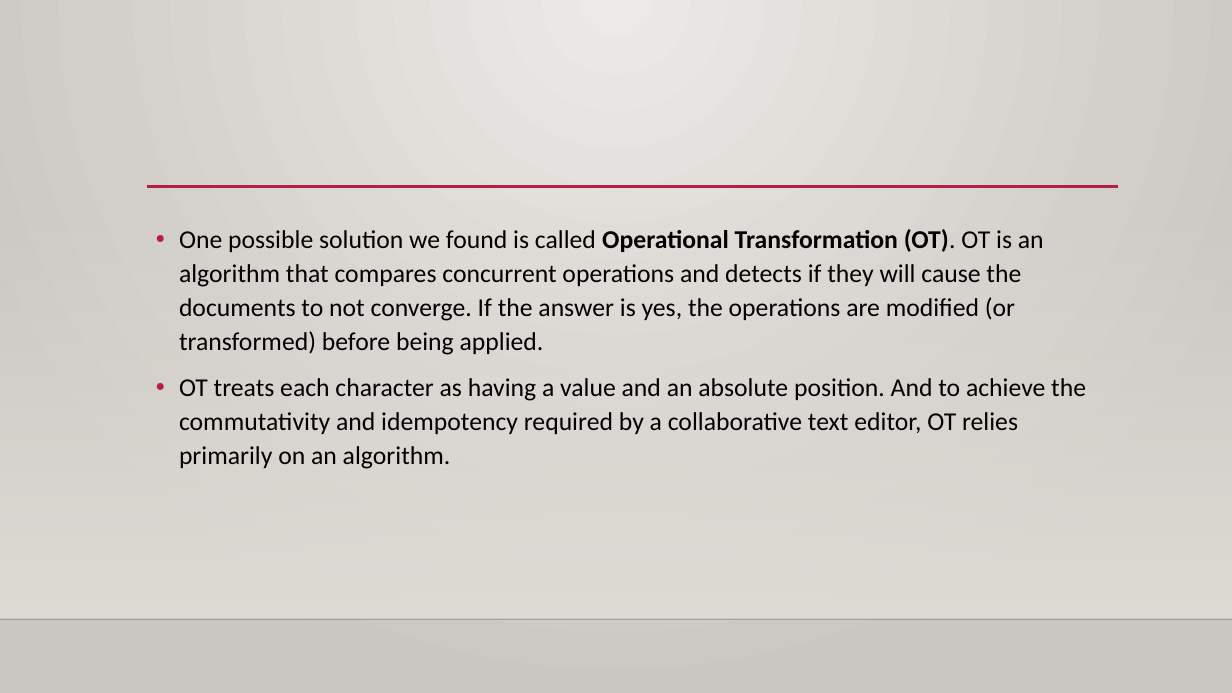
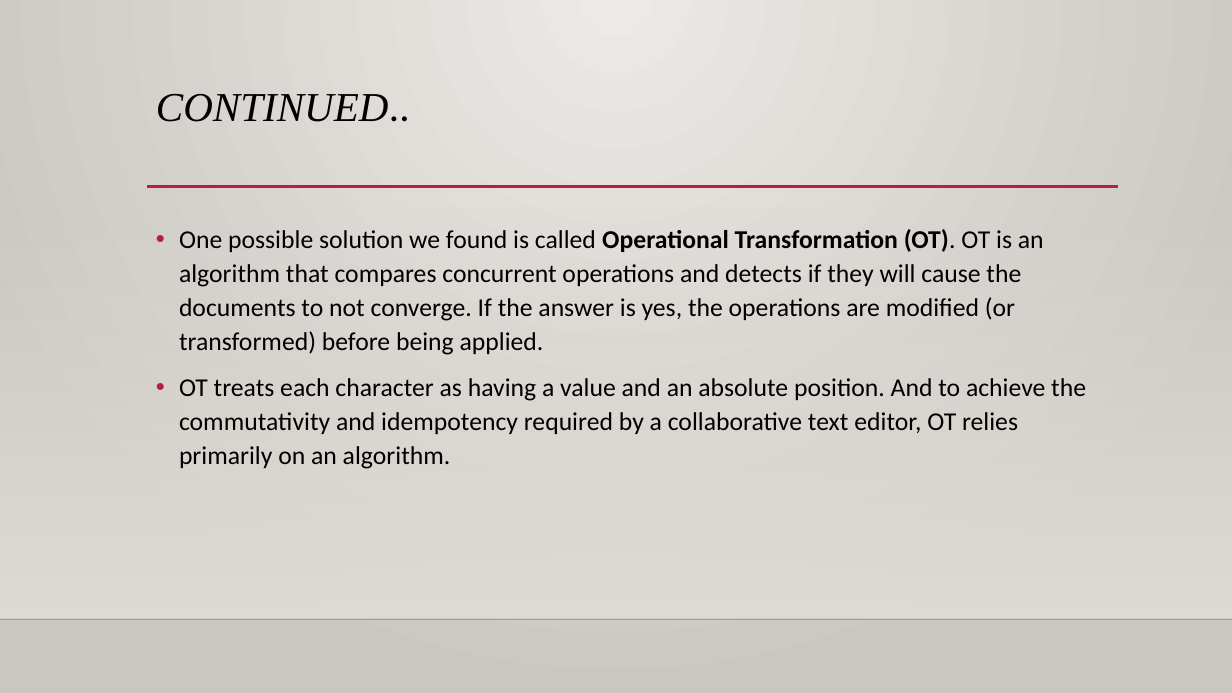
Before and after one commit to azhagumathi/task, a slide deck: slide 22 of crdt.pptx (slide 16 before the commit). Drawn at 1232x693 pixels with LibreOffice and Linux fonts; fonts in the diff are those of the drawing; background and template pictures are left out. Boxes give left, top, right and bottom in pixels: in the first picture for what was removed or moved away, otherwise in the second. Text is boxed around its words. In the diff, an @@ line names an element or a change of style, - is before the commit and + after.

```diff
--- a/crdt.pptx
+++ b/crdt.pptx
@@ title added at [156,94,410,122], 32 pt, text #000000, italic @@
+CONTINUED..
```
Also in this commit, not shown: 7 other slides changed, 9 slides added, 3 slides removed.
